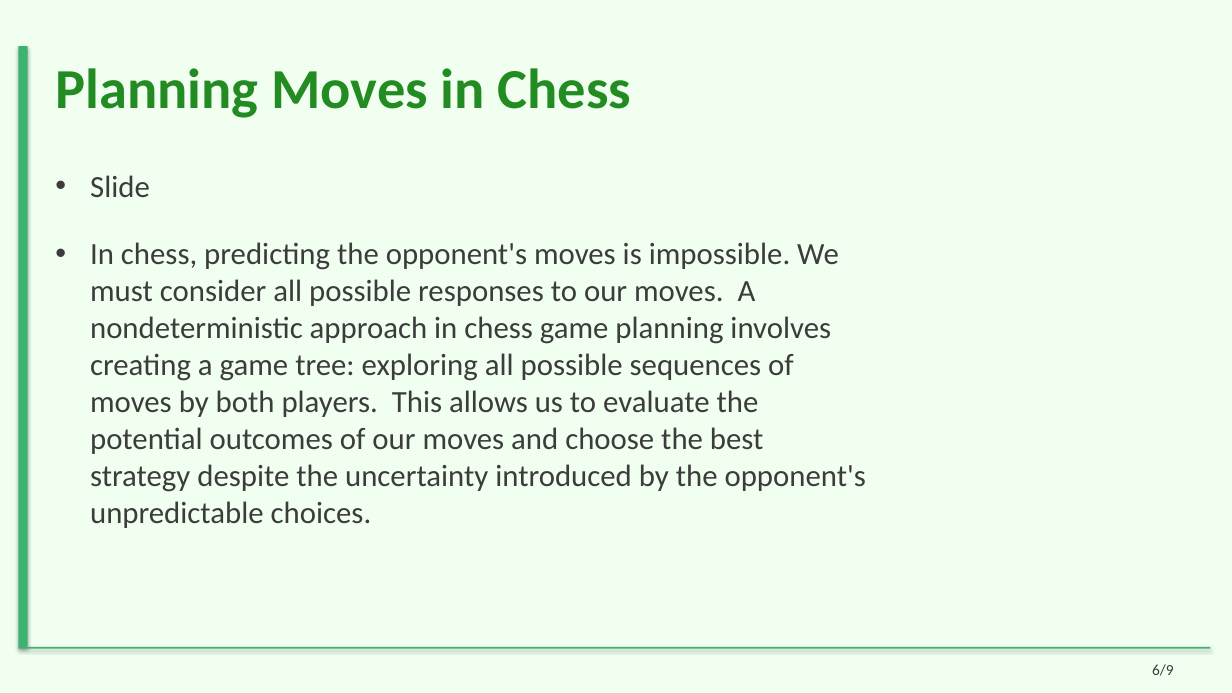
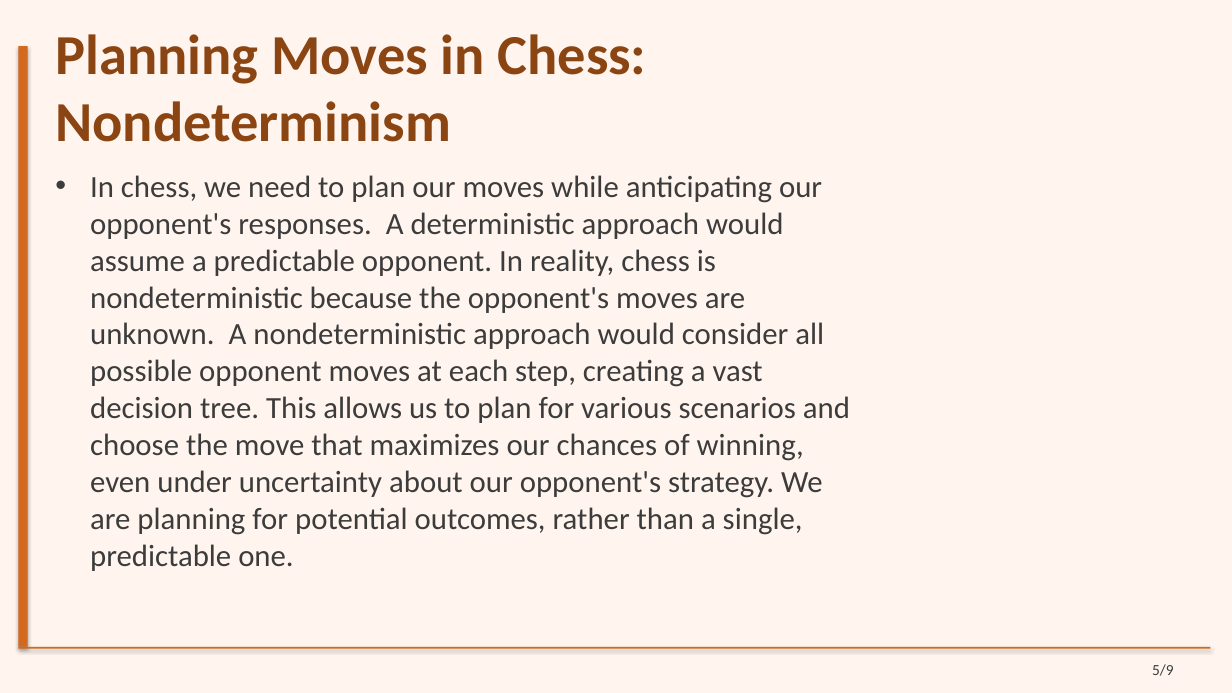
Before and after one commit to sanskarsri26/pdf-to-lecture, a slide deck: slide 5 of Styled_Slides.pptx (slide 6 before the commit). Drawn at 1232x693 pixels with LibreOffice and Linux fonts; fonts in the diff are those of the drawing. Boxes give left, top, right and bottom in pixels: in the first picture for what was removed or moved away, otherwise in the second. Text is boxed around its words. In the diff, an @@ line names an element or a change of style, - is before the commit and + after.

```diff
--- a/Styled_Slides.pptx
+++ b/Styled_Slides.pptx
@@ background #F0FFF0 to #FFF5EE @@
@@ rectangle at (x1=18, y1=46, x2=28, y2=647): fill #3CB371 to #D2691E @@
@@ title at (x1=55, y1=34, x2=647, y2=142): text changed; text colour #228B22 to #8B4513 @@
-Planning Moves in Chess
+Planning Moves in Chess: Nondeterminism
@@ text at (x1=90, y1=175, x2=850, y2=571): text changed @@
-• Slide
-• In chess, predicting the opponent's moves is impossible. We must consider all possible responses to our moves. A nondeterministic approach in chess game planning involves creating a game tree: exploring all possible sequences of moves by both players. This allows us to evaluate the potential outcomes of our moves and choose the best strategy despite the uncertainty introduced by the opponent's unpredictable choices.
+• In chess, we need to plan our moves while anticipating our opponent's responses. A deterministic approach would assume a predictable opponent. In reality, chess is nondeterministic because the opponent's moves are unknown. A nondeterministic approach would consider all possible opponent moves at each step, creating a vast decision tree. This allows us to plan for various scenarios and choose the move that maximizes our chances of winning, even under uncertainty about our opponent's strategy. We are planning for potential outcomes, rather than a single, predictable one.
@@ rectangle at (x1=18, y1=647, x2=1211, y2=649): fill #3CB371 to #D2691E @@
@@ text at (x1=1152, y1=664, x2=1174, y2=676): text changed @@
-6/9
+5/9
```
Also in this commit, not shown: 7 other slides changed, 1 slide added, 1 slide removed, 21 other files.
